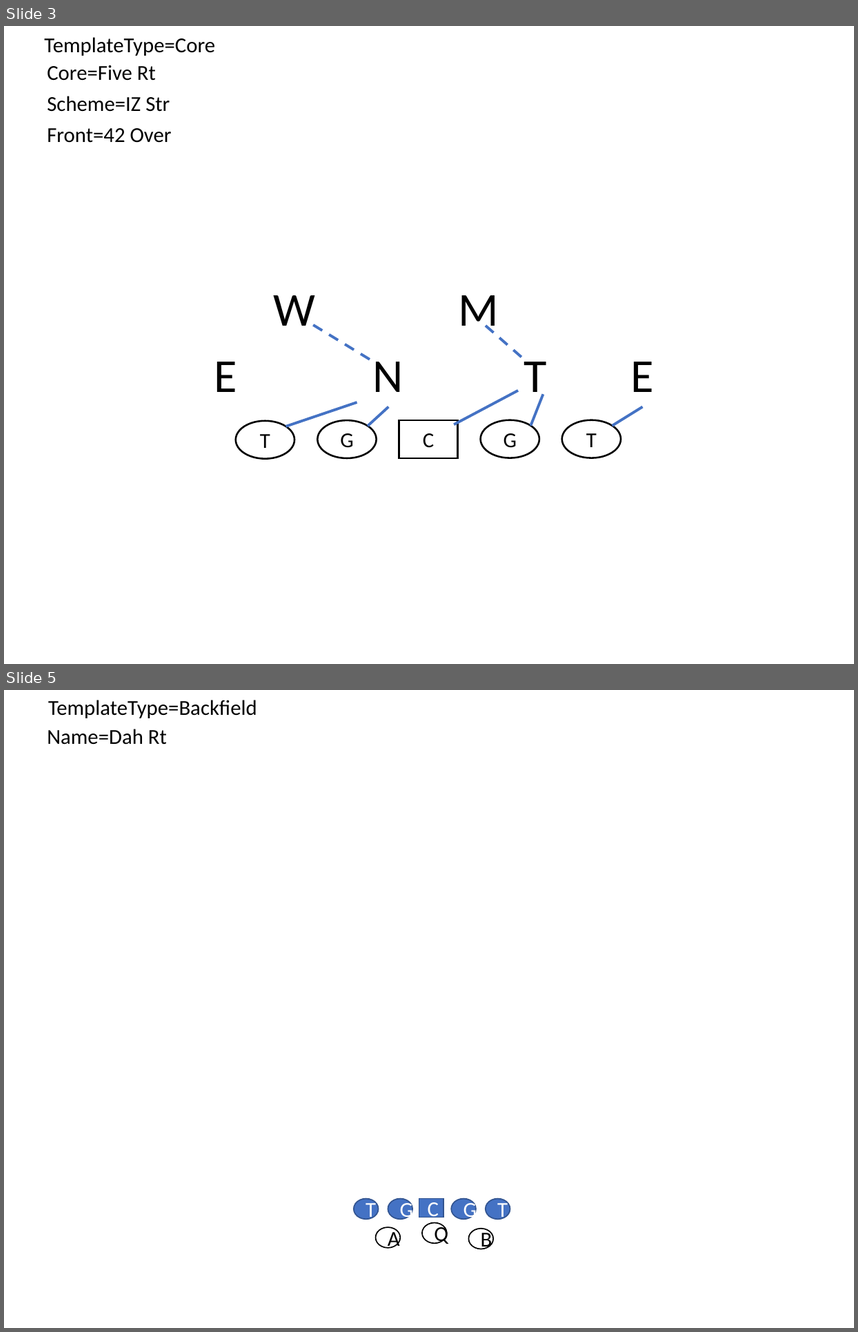
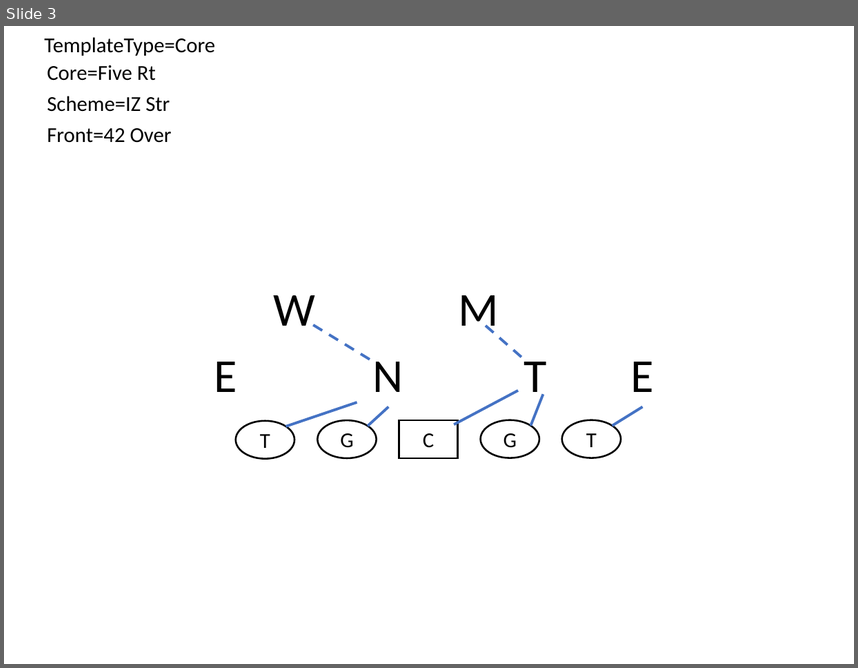
Before and after one commit to Aceplace/VBAScoutCard2, a slide deck: TemplateCreator.pptm. Shown one above the other, each under a label of ours: slides 3 and 5 before the commit, slide 3 after it; the slides between them are not shown. The pictures are 858x1332 and 858x668 pixels, drawn with LibreOffice and Linux fonts; fonts in the diff are those of the drawing. Boxes give left, top, right and bottom in pixels: in the first picture for what was removed or moved away, otherwise in the second. Text is boxed around its words. In the diff, an @@ line names an element or a change of style, - is before the commit and + after.

```diff
--- a/TemplateCreator.pptm
+++ b/TemplateCreator.pptm
@@ slide 5 removed at (x1=4, y1=690, x2=854, y2=1328), background #FFFFFF @@
@@ text removed at (x1=48, y1=700, x2=257, y2=718) @@
-TemplateType=Backfield
@@ text removed at (x1=47, y1=729, x2=167, y2=745) @@
-Name=Dah Rt
@@ ellipse removed at (x1=353, y1=1199, x2=378, y2=1219) @@
-T
@@ ellipse removed at (x1=388, y1=1199, x2=413, y2=1219) @@
-G
@@ rectangle removed at (x1=419, y1=1199, x2=444, y2=1217) @@
-C
@@ ellipse removed at (x1=451, y1=1199, x2=476, y2=1219) @@
-G
@@ ellipse removed at (x1=485, y1=1199, x2=510, y2=1219) @@
-T
@@ ellipse removed at (x1=375, y1=1228, x2=400, y2=1248) @@
-A
@@ ellipse removed at (x1=422, y1=1222, x2=447, y2=1243) @@
-Q
@@ ellipse removed at (x1=469, y1=1228, x2=494, y2=1248) @@
-B
```
Also in this commit, not shown: 1 slide changed, 150 slides added, 3 other slides removed, 5 other files.
